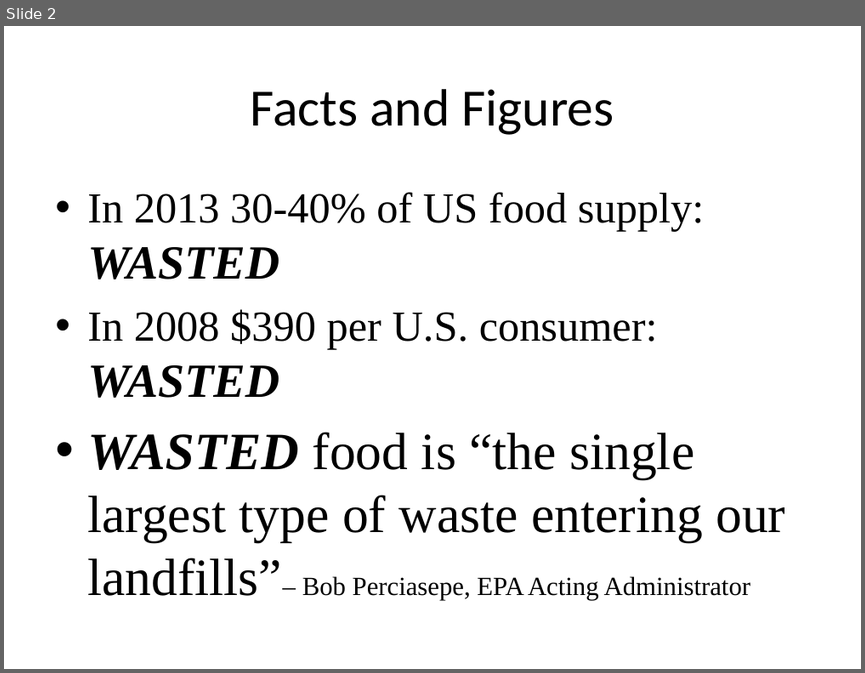
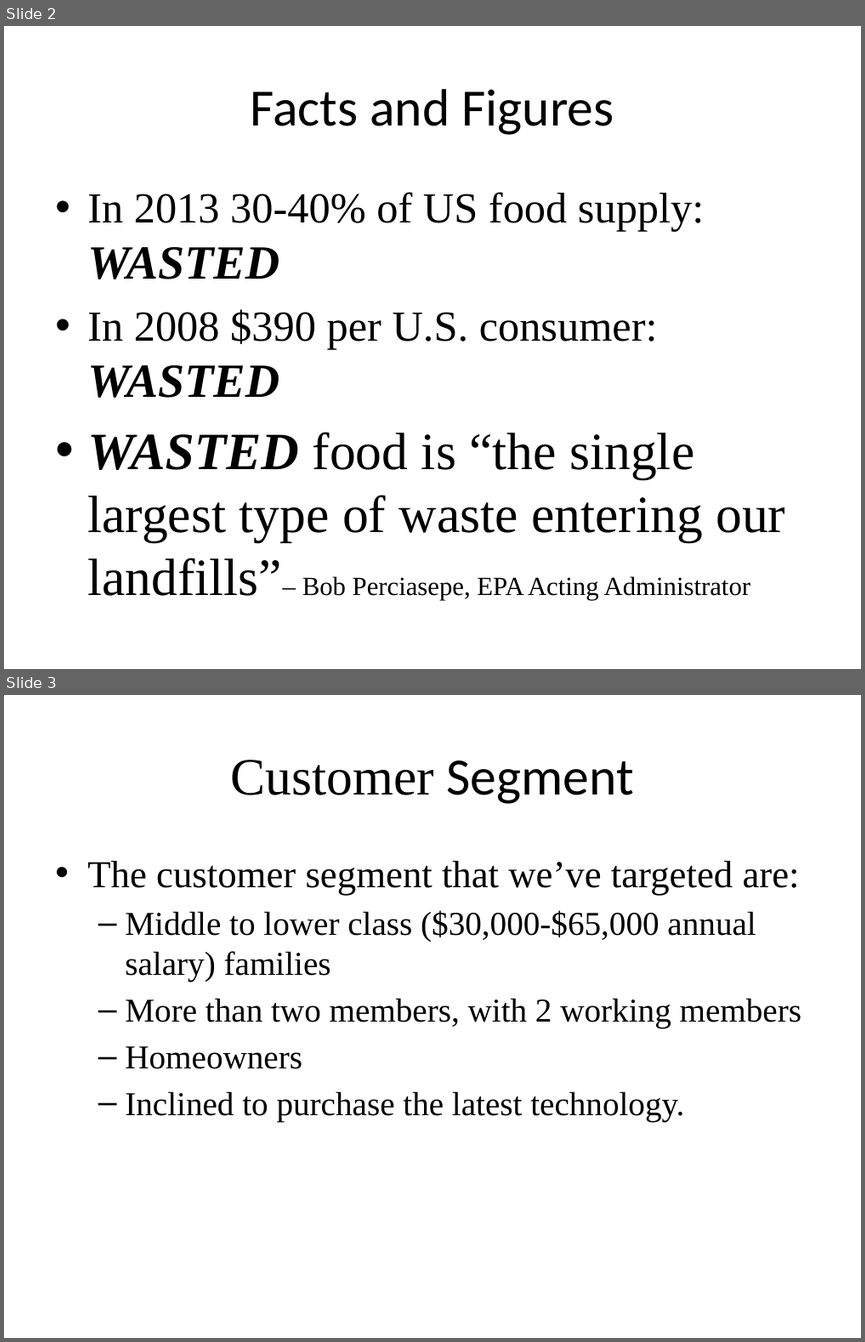
Before and after one commit to bensterl/EID-Repo, a slide deck: Smart Food.pptx. Shown one above the other, each under a label of ours: slide 2 before the commit, slides 2 and 3 after it. The pictures are 865x673 and 865x1342 pixels, drawn with LibreOffice and Linux fonts; fonts in the diff are those of the drawing. Boxes give left, top, right and bottom in pixels: in the first picture for what was removed or moved away, otherwise in the second. Text is boxed around its words. In the diff, an @@ line names an element or a change of style, - is before the commit and + after.

```diff
--- a/Smart Food.pptx
+++ b/Smart Food.pptx
@@ slide 3 added at (4, 695, 861, 1338), background #FFFFFF @@
@@ title added at (231, 760, 634, 804), 44 pt, text #000000 @@
+Customer Segment
@@ text added at (87, 861, 801, 1121), 28 pt, text #000000 @@
+• The customer segment that we’ve targeted are:
+  – Middle to lower class ($30,000-$65,000 annual salary) families
+  – More than two members, with 2 working members
+  – Homeowners
+  – Inclined to purchase the latest technology.
```
Also in this commit, not shown: 3 slides changed, 2 other slides added, 1 slide removed.
